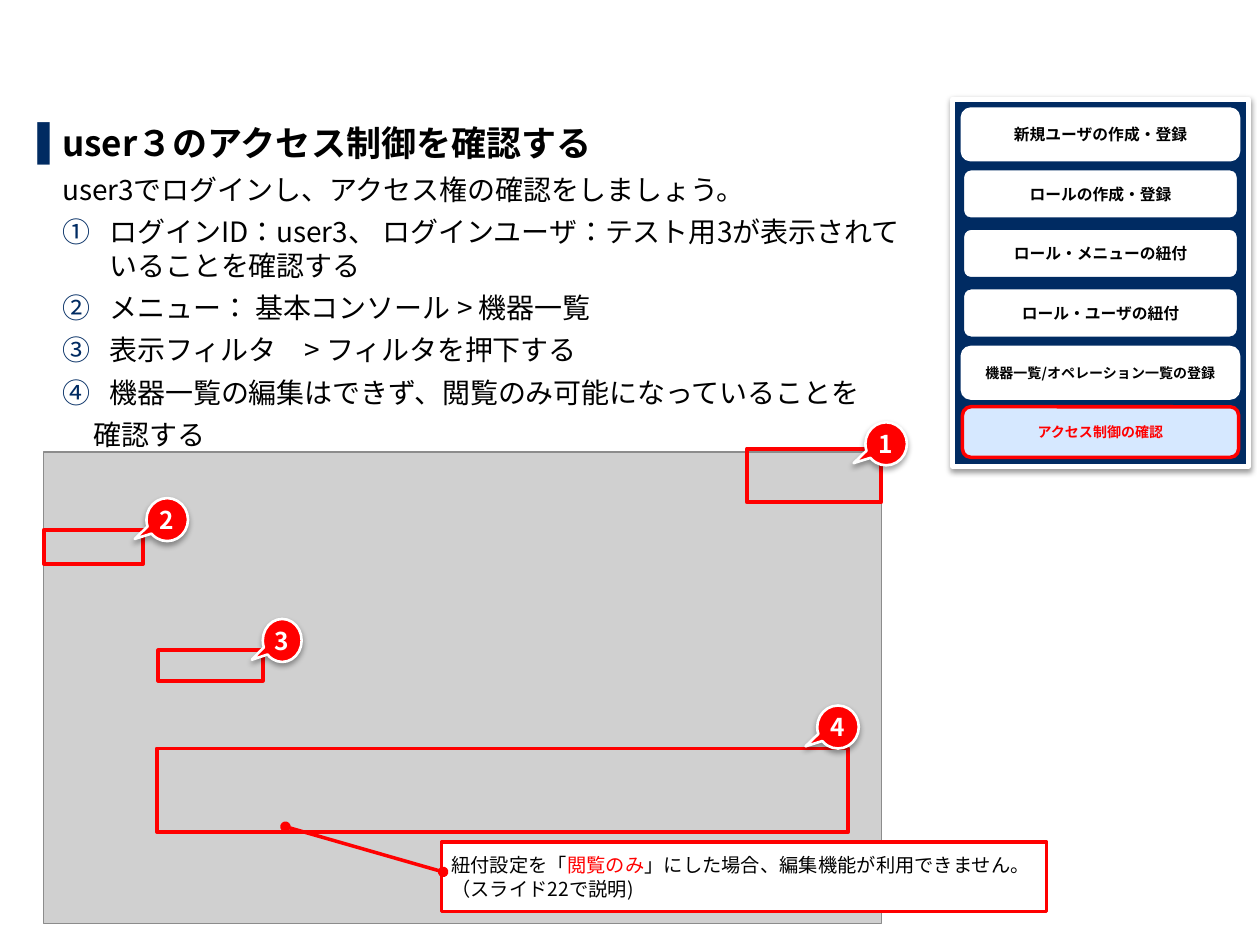
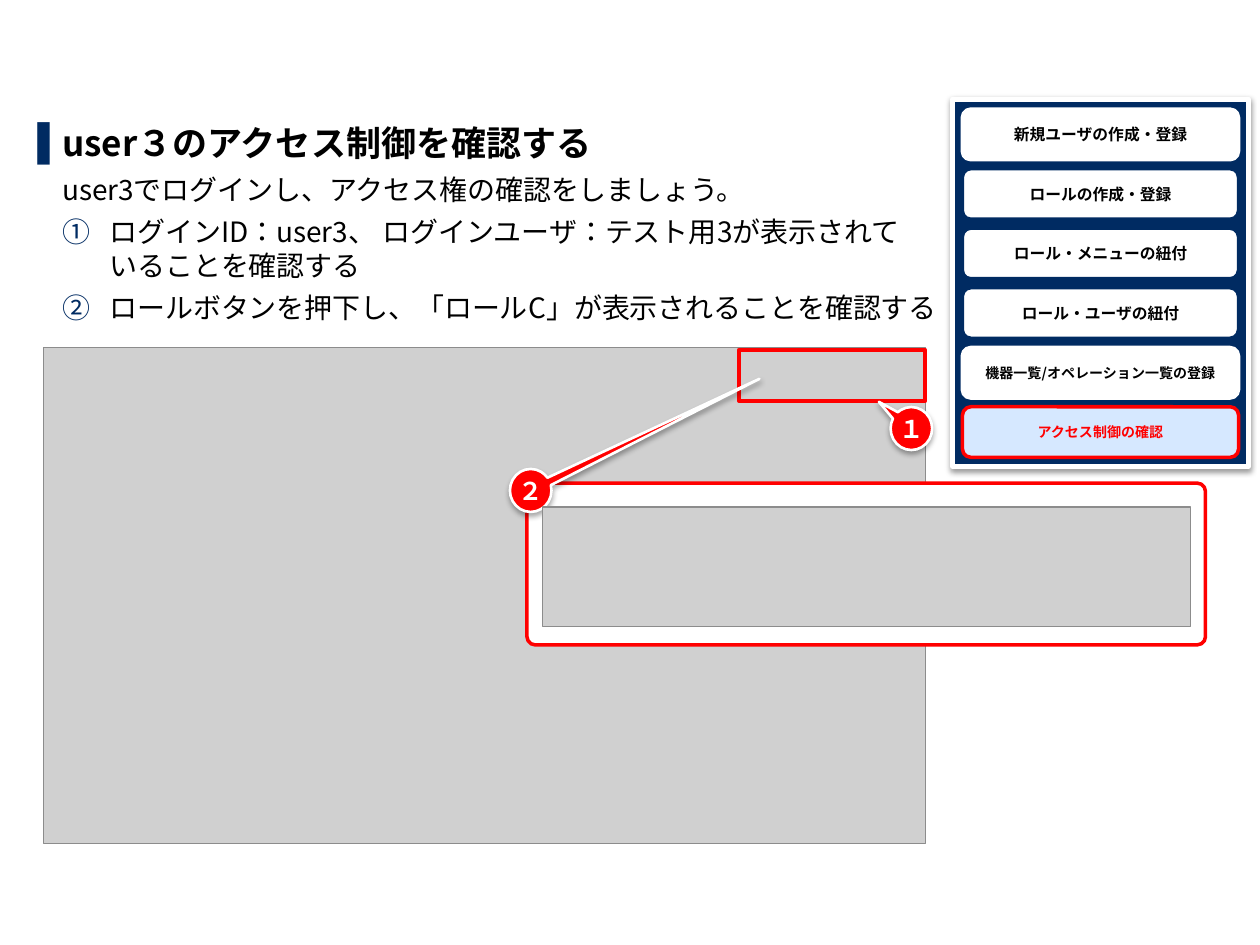
Before and after one commit to exastro-suite/it-automation-docs, a slide deck: slide 23 of asset/Learn_ja/ITA-base_practice_ja.pptx (slide 21 before the commit). Drawn at 1260x945 pixels with LibreOffice and Linux fonts; fonts in the diff are those of the drawing; grey boxes stand for pictures; background and template pictures are left out. Boxes give left, top, right and bottom in pixels: in the first picture for what was removed or moved away, otherwise in the second. Text is boxed around its words. In the diff, an @@ line names an element or a change of style, - is before the commit and + after.

```diff
--- a/asset/Learn_ja/ITA-base_practice_ja.pptx
+++ b/asset/Learn_ja/ITA-base_practice_ja.pptx
@@ text at (109, 294, 936, 321): text changed @@
-2. メニュー： 基本コンソール > 機器一覧
-3. 表示フィルタ > フィルタを押下する
-4. 機器一覧の編集はできず、閲覧のみ可能になっていることを
-確認する
+2. ロールボタンを押下し、「ロールC」が表示されることを確認する
@@ picture: place and size @@
-picture at (44, 452, 882, 924)
+picture at (44, 348, 926, 844)
@@ rectangle: place and size @@
-rectangle at (747, 449, 882, 503)
+rectangle at (738, 350, 925, 401)
@@ speech bubble "１": place and size @@
-speech bubble "１" at (866, 422, 907, 465)
+speech bubble "１" at (891, 407, 932, 450)
@@ speech bubble "１" at (891, 407, 932, 450): proportions changed @@
@@ text in speech bubble at (899, 419, 924, 438): text changed @@
-1
+１
@@ speech bubble "２" at (510, 469, 552, 512): proportions changed @@
@@ speech bubble "２": place and size @@
-speech bubble "２" at (146, 498, 188, 541)
+speech bubble "２" at (510, 469, 552, 512)
@@ text in speech bubble at (518, 481, 543, 500): text changed @@
-2
+２
@@ rounded rectangle added at (527, 483, 1205, 644), fill #FFFFFF, outline #FF0000 2 pt @@
@@ picture added at (542, 507, 1189, 626) @@
@@ rectangle removed at (44, 529, 144, 563) @@
@@ speech bubble removed at (263, 619, 302, 662) @@
-3
@@ rectangle removed at (159, 650, 263, 680) @@
@@ speech bubble removed at (818, 706, 859, 748) @@
-4
@@ rectangle removed at (158, 748, 849, 832) @@
@@ border callout removed at (441, 842, 1046, 911) @@
-紐付設定を「閲覧のみ」にした場合、編集機能が利用できません。
-（スライド22で説明)
```
Also in this commit, not shown: 32 other slides changed, 6 slides added, 3 other files.
